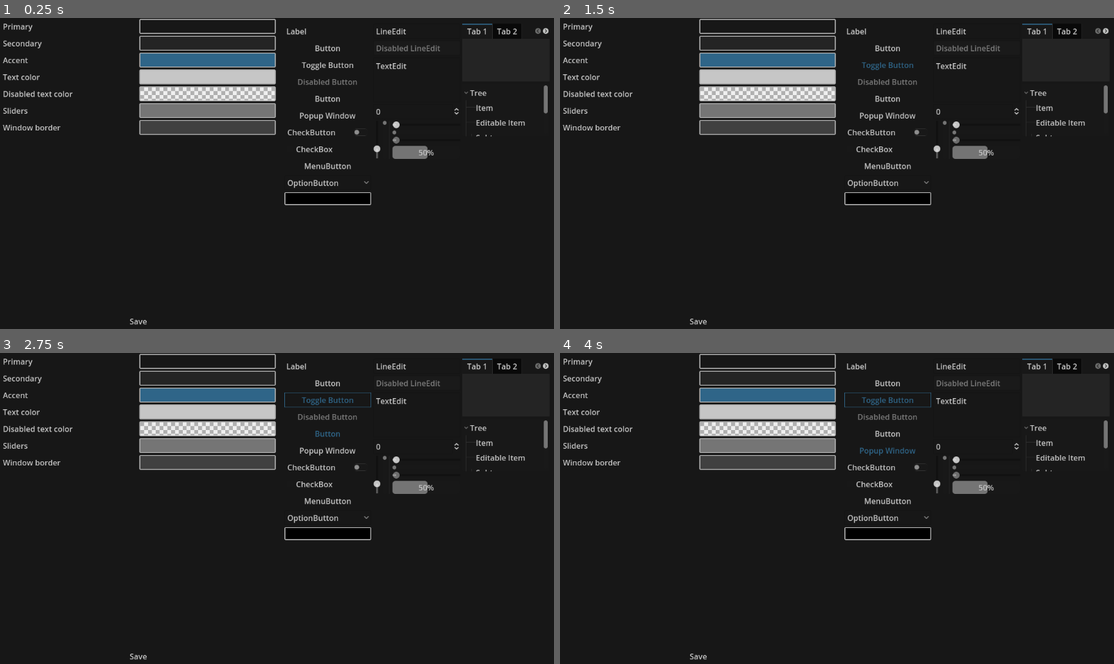
Above: before the commit, frames 1-4 (two rows, left to right).
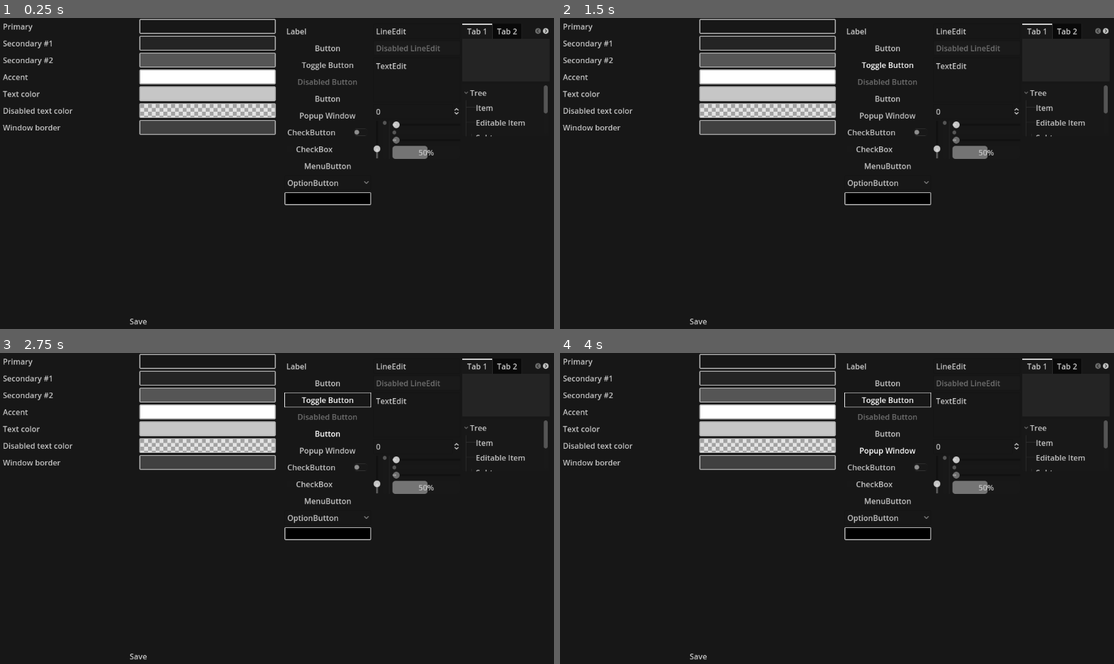
Above: after the commit, the same moments.

Repository: Orama-Interactive/PixeloramaThemeCreator
Game: Godot game, scene res://src/Main.tscn
The game is run twice, just before and just after one commit, with the same random seed, the same clock (stepped at 60 frames per second) and the same inputs.
Inputs:
- Up to frame 1 (0.25 s): no input
- Up to frame 2 (1.5 s): click "Button" at 0.5 s; click "Toggle Button" at 1.25 s
- Up to frame 3 (2.75 s): click "Button" at 2 s
- Up to frame 4 (4 s): click "Popup Window" at 2.75 s; click "OK" at 3.5 s

The runs differ from the first frame. In frame 1, 4.0% of the frame differs, in the area x 0-99%, y 1-38%; in frame 2, 4.1%; in frame 3, 4.3%; in frame 4, 4.4%.

Commit message:
Change some group properties and update the theme

Diff:
--- a/src/Main.gd
+++ b/src/Main.gd
@@ -11,11 +11,22 @@
 		ThemeProperty.new(&"normal", &"Button", Theme.DATA_TYPE_STYLEBOX),
 		ThemeProperty.new(&"bg", &"Tree", Theme.DATA_TYPE_STYLEBOX),
 	],
-	"Secondary": [
+	"Secondary #1": [
 		ThemeProperty.new(&"panel", &"PanelContainer", Theme.DATA_TYPE_STYLEBOX),
 		ThemeProperty.new(&"panel", &"AcceptDialog", Theme.DATA_TYPE_STYLEBOX),
 		ThemeProperty.new(&"panel", &"TabContainer", Theme.DATA_TYPE_STYLEBOX),
 		ThemeProperty.new(&"clear_color", &"Misc"),
+	],
+	"Secondary #2": [
+		ThemeProperty.new(&"grabber", &"HScrollBar", Theme.DATA_TYPE_STYLEBOX),
+		ThemeProperty.new(&"grabber", &"VScrollBar", Theme.DATA_TYPE_STYLEBOX),
+		ThemeProperty.new(&"progress_color", &"ValueSlider"),
+		ThemeProperty.new(&"selected", &"Tree", Theme.DATA_TYPE_STYLEBOX),
+		ThemeProperty.new(&"selected_focus", &"Tree", Theme.DATA_TYPE_STYLEBOX),
+		ThemeProperty.new(&"disabled", &"RulerButton", Theme.DATA_TYPE_STYLEBOX),
+		ThemeProperty.new(&"focus", &"RulerButton", Theme.DATA_TYPE_STYLEBOX),
+		ThemeProperty.new(&"hover", &"RulerButton", Theme.DATA_TYPE_STYLEBOX),
+		ThemeProperty.new(&"normal", &"RulerButton", Theme.DATA_TYPE_STYLEBOX),
 	],
 	"Accent": [
 		ThemeProperty.new(&"pressed", &"Button", Theme.DATA_TYPE_STYLEBOX, true),
@@ -25,15 +36,12 @@
 		ThemeProperty.new(&"tab_selected", &"TabBar", Theme.DATA_TYPE_STYLEBOX, true),
 		ThemeProperty.new(&"tab_focus", &"TabContainer", Theme.DATA_TYPE_STYLEBOX, true),
 		ThemeProperty.new(&"tab_selected", &"TabContainer", Theme.DATA_TYPE_STYLEBOX, true),
-		ThemeProperty.new(&"selected", &"Tree", Theme.DATA_TYPE_STYLEBOX),
-		ThemeProperty.new(&"selected_focus", &"Tree", Theme.DATA_TYPE_STYLEBOX),
 		ThemeProperty.new(&"font_focus_color", &"Button"),
 		ThemeProperty.new(&"font_hover_color", &"Button"),
 		ThemeProperty.new(&"font_hover_pressed_color", &"Button"),
 		ThemeProperty.new(&"font_pressed_color", &"Button"),
 		ThemeProperty.new(&"icon_color_pressed", &"Button"),
 		ThemeProperty.new(&"modulate_color", &"Icons"),
-		ThemeProperty.new(&"progress_color", &"ValueSlider"),
 	],
 	"Text color": [
 		ThemeProperty.new(&"font_color", &"Button"),
@@ -60,10 +68,6 @@
 		ThemeProperty.new(&"font_uneditable_color", &"TextEdit"),
 		ThemeProperty.new(&"font_disabled_color", &"TabBar"),
 		ThemeProperty.new(&"font_disabled_color", &"TabContainer"),
-	],
-	"Sliders": [
-		ThemeProperty.new(&"grabber", &"HScrollBar", Theme.DATA_TYPE_STYLEBOX),
-		ThemeProperty.new(&"grabber", &"VScrollBar", Theme.DATA_TYPE_STYLEBOX),
 	],
 	"Window border": [
 		ThemeProperty.new(&"embedded_border", &"Window", Theme.DATA_TYPE_STYLEBOX),
--- a/theme.tres
+++ b/theme.tres
@@ -1,11 +1,11 @@
-[gd_resource type="Theme" load_steps=70 format=3 uid="uid://b1vk0cnywtboc"]
+[gd_resource type="Theme" load_steps=71 format=3]
 
 [sub_resource type="StyleBoxFlat" id="StyleBoxFlat_755mo"]
 content_margin_left = 8.0
 content_margin_top = 8.0
 content_margin_right = 8.0
 content_margin_bottom = 8.0
-bg_color = Color(0.25, 0.25, 0.25, 1)
+bg_color = Color(0.141176, 0.141176, 0.141176, 1)
 corner_radius_top_left = 3
 corner_radius_top_right = 3
 corner_radius_bottom_right = 3
@@ -30,7 +30,7 @@
 border_width_top = 1
 border_width_right = 1
 border_width_bottom = 1
-border_color = Color(0.184314, 0.396078, 0.533333, 1)
+border_color = Color(1, 1, 1, 1)
 
 [sub_resource type="StyleBoxFlat" id="15"]
 content_margin_left = 4.0
@@ -202,7 +202,7 @@
 content_margin_top = 4.0
 content_margin_right = 4.0
 content_margin_bottom = 4.0
-bg_color = Color(0.458824, 0.458824, 0.458824, 1)
+bg_color = Color(0.333333, 0.333333, 0.333333, 1)
 corner_radius_top_left = 10
 corner_radius_top_right = 10
 corner_radius_bottom_right = 10
@@ -333,7 +333,7 @@
 content_margin_top = 4.0
 content_margin_right = 4.0
 content_margin_bottom = 4.0
-bg_color = Color(1, 1, 1, 0.2)
+bg_color = Color(0.333333, 0.333333, 0.333333, 1)
 border_color = Color(0.113281, 0.113281, 0.113281, 1)
 
 [sub_resource type="StyleBoxFlat" id="96"]
@@ -341,7 +341,7 @@
 content_margin_top = 4.0
 content_margin_right = 4.0
 content_margin_bottom = 4.0
-bg_color = Color(1, 1, 1, 0.2)
+bg_color = Color(0.333333, 0.333333, 0.333333, 1)
 border_color = Color(0.113281, 0.113281, 0.113281, 1)
 
 [sub_resource type="StyleBoxEmpty" id="97"]
@@ -360,7 +360,7 @@
 border_width_top = 1
 border_width_right = 1
 border_width_bottom = 1
-border_color = Color(0.184314, 0.396078, 0.533333, 1)
+border_color = Color(1, 1, 1, 1)
 corner_radius_top_left = 2
 corner_radius_top_right = 2
 corner_radius_bottom_right = 2
@@ -408,7 +408,7 @@
 border_width_top = 1
 border_width_right = 1
 border_width_bottom = 1
-border_color = Color(0.334961, 0.334961, 0.334961, 1)
+border_color = Color(1, 1, 1, 1)
 corner_radius_top_left = 2
 corner_radius_top_right = 2
 corner_radius_bottom_right = 2
@@ -488,7 +488,7 @@
 content_margin_top = 4.0
 content_margin_right = 4.0
 content_margin_bottom = 4.0
-bg_color = Color(0.101961, 0.101961, 0.101961, 0.6)
+bg_color = Color(0.0901961, 0.0901961, 0.0901961, 1)
 corner_radius_top_left = 3
 corner_radius_top_right = 3
 corner_radius_bottom_right = 3
@@ -497,8 +497,21 @@
 
 [sub_resource type="StyleBoxEmpty" id="123"]
 
+[sub_resource type="StyleBoxFlat" id="StyleBoxFlat_co58r"]
+content_margin_left = 4.0
+content_margin_top = 4.0
+content_margin_right = 4.0
+content_margin_bottom = 4.0
+bg_color = Color(0.333333, 0.333333, 0.333333, 1)
+draw_center = false
+border_width_left = 2
+border_width_top = 2
+border_width_right = 2
+border_width_bottom = 2
+corner_detail = 1
+
 [sub_resource type="StyleBoxFlat" id="1"]
-bg_color = Color(0.2, 0.2, 0.2, 1)
+bg_color = Color(0.333333, 0.333333, 0.333333, 1)
 corner_radius_top_left = 2
 corner_radius_top_right = 2
 corner_radius_bottom_right = 2
@@ -526,6 +539,7 @@
 border_width_top = 2
 border_width_right = 2
 border_width_bottom = 2
+border_color = Color(1, 1, 1, 1)
 corner_radius_top_left = 3
 corner_radius_top_right = 3
 corner_radius_bottom_right = 3
@@ -554,7 +568,7 @@
 content_margin_bottom = 4.0
 bg_color = Color(0.1, 0.1, 0.1, 0.6)
 border_width_top = 2
-border_color = Color(1, 1, 1, 0.862745)
+border_color = Color(1, 1, 1, 1)
 corner_detail = 1
 
 [sub_resource type="StyleBoxFlat" id="StyleBoxFlat_n4ubj"]
@@ -569,7 +583,7 @@
 corner_detail = 1
 
 [sub_resource type="StyleBoxFlat" id="StyleBoxFlat_jssey"]
-bg_color = Color(0.113725, 0.113725, 0.113725, 1)
+bg_color = Color(0.141176, 0.141176, 0.141176, 1)
 
 [sub_resource type="StyleBoxEmpty" id="StyleBoxEmpty_o56ri"]
 content_margin_left = 0.0
@@ -711,9 +725,14 @@
 default_font_size = 16
 AcceptDialog/styles/panel = SubResource("StyleBoxFlat_755mo")
 BoxContainer/constants/separation = 4
-Button/colors/font_color = Color(0.77832, 0.77832, 0.77832, 1)
-Button/colors/font_disabled_color = Color(0.875, 0.875, 0.875, 0.5)
-Button/colors/font_pressed_color = Color(0.184314, 0.396078, 0.533333, 1)
+Button/colors/font_color = Color(0.776471, 0.776471, 0.776471, 1)
+Button/colors/font_disabled_color = Color(0.776471, 0.776471, 0.776471, 0.501961)
+Button/colors/font_focus_color = Color(1, 1, 1, 1)
+Button/colors/font_hover_color = Color(1, 1, 1, 1)
+Button/colors/font_hover_pressed_color = Color(1, 1, 1, 1)
+Button/colors/font_pressed_color = Color(1, 1, 1, 1)
+Button/colors/icon_color_pressed = Color(1, 1, 1, 1)
+Button/colors/icon_disabled_color = Color(0.776471, 0.776471, 0.776471, 0.501961)
 Button/styles/disabled = SubResource("23")
 Button/styles/focus = SubResource("23")
 Button/styles/hover = SubResource("23")
@@ -792,7 +811,7 @@
 HSplitContainer/constants/autohide = 1
 HSplitContainer/constants/separation = 8
 HeaderSmall/font_sizes/font_size = 18
-Icons/colors/modulate_color = Color(0.74902, 0.74902, 0.74902, 1)
+Icons/colors/modulate_color = Color(1, 1, 1, 1)
 ItemList/colors/font_color = Color(0.77832, 0.77832, 0.77832, 1)
 ItemList/colors/font_color_selected = Color(1, 1, 1, 1)
 ItemList/colors/guide_color = Color(1, 1, 1, 0.05)
@@ -806,14 +825,15 @@
 ItemList/styles/cursor_unfocused = SubResource("94")
 ItemList/styles/selected = SubResource("95")
 ItemList/styles/selected_focus = SubResource("96")
-Label/colors/font_color = Color(0.77832, 0.77832, 0.77832, 1)
+Label/colors/font_color = Color(0.776471, 0.776471, 0.776471, 1)
 Label/constants/line_spacing = 3
 Label/constants/shadow_offset_x = 1
 Label/constants/shadow_offset_y = 1
 Label/styles/normal = SubResource("97")
 LineEdit/colors/clear_button_color = Color(0.77832, 0.77832, 0.77832, 1)
 LineEdit/colors/clear_button_color_pressed = Color(0.184314, 0.396078, 0.533333, 1)
-LineEdit/colors/font_color = Color(0.77832, 0.77832, 0.77832, 1)
+LineEdit/colors/font_color = Color(0.776471, 0.776471, 0.776471, 1)
+LineEdit/colors/font_uneditable_color = Color(0.776471, 0.776471, 0.776471, 0.501961)
 LineEdit/colors/selection_color = Color(0.184314, 0.396078, 0.533333, 0.4)
 LineEdit/styles/focus = SubResource("3")
 LineEdit/styles/normal = SubResource("5")
@@ -827,14 +847,16 @@
 MarginContainer/constants/margin_left = 0
 MarginContainer/constants/margin_right = 0
 MarginContainer/constants/margin_top = 0
-MenuButton/colors/font_color = Color(0.77832, 0.77832, 0.77832, 1)
+MenuButton/colors/font_color = Color(0.776471, 0.776471, 0.776471, 1)
+MenuButton/colors/font_disabled_color = Color(0.776471, 0.776471, 0.776471, 0.501961)
 MenuButton/styles/disabled = SubResource("23")
 MenuButton/styles/focus = SubResource("23")
 MenuButton/styles/hover = SubResource("23")
 MenuButton/styles/normal = SubResource("23")
 MenuButton/styles/pressed = SubResource("23")
 Misc/colors/clear_color = Color(0.141176, 0.141176, 0.141176, 1)
-OptionButton/colors/font_color = Color(0.77832, 0.77832, 0.77832, 1)
+OptionButton/colors/font_color = Color(0.776471, 0.776471, 0.776471, 1)
+OptionButton/colors/font_disabled_color = Color(0.776471, 0.776471, 0.776471, 0.501961)
 OptionButton/constants/arrow_margin = 4
 OptionButton/constants/modulate_arrow = 1
 OptionButton/styles/disabled = SubResource("2")
@@ -850,6 +872,7 @@
 PopupMenu/colors/font_color_accel = Color(1, 1, 1, 0.3)
 PopupMenu/colors/font_color_disabled = Color(1, 1, 1, 0.3)
 PopupMenu/colors/font_color_hover = Color(0.866992, 0.866992, 0.866992, 1)
+PopupMenu/colors/font_disabled_color = Color(0.776471, 0.776471, 0.776471, 0.501961)
 PopupMenu/constants/hseparation = 4
 PopupMenu/constants/vseparation = 5
 PopupMenu/styles/disabled = SubResource("23")
@@ -863,7 +886,7 @@
 PopupMenu/styles/pressed = SubResource("23")
 PopupMenu/styles/separator = SubResource("115")
 PopupPanel/styles/panel = SubResource("StyleBoxFlat_fc11h")
-ProgressBar/colors/font_color = Color(0.77832, 0.77832, 0.77832, 1)
+ProgressBar/colors/font_color = Color(0.776471, 0.776471, 0.776471, 1)
 RichTextLabel/colors/default_color = Color(0.77832, 0.77832, 0.77832, 1)
 RichTextLabel/colors/font_color_shadow = Color(0, 0, 0, 0)
 RichTextLabel/constants/shadow_as_outline = 0
@@ -872,15 +895,22 @@
 RichTextLabel/styles/focus = SubResource("123")
 RichTextLabel/styles/normal = SubResource("52")
 RulerButton/base_type = &"Button"
+RulerButton/styles/disabled = SubResource("StyleBoxFlat_co58r")
 RulerButton/styles/focus = SubResource("1")
 RulerButton/styles/hover = SubResource("1")
 RulerButton/styles/normal = SubResource("1")
 RulerButton/styles/pressed = SubResource("1")
+TabBar/colors/font_disabled_color = Color(0.776471, 0.776471, 0.776471, 0.501961)
+TabBar/colors/font_selected_color = Color(0.776471, 0.776471, 0.776471, 1)
+TabBar/colors/font_unselected_color = Color(0.776471, 0.776471, 0.776471, 1)
 TabBar/styles/tab_disabled = SubResource("StyleBoxFlat_fewc7")
 TabBar/styles/tab_focus = SubResource("StyleBoxFlat_bxstr")
 TabBar/styles/tab_hovered = SubResource("StyleBoxFlat_dfms8")
 TabBar/styles/tab_selected = SubResource("StyleBoxFlat_msbem")
 TabBar/styles/tab_unselected = SubResource("StyleBoxFlat_n4ubj")
+TabContainer/colors/font_disabled_color = Color(0.776471, 0.776471, 0.776471, 0.501961)
+TabContainer/colors/font_selected_color = Color(0.776471, 0.776471, 0.776471, 1)
+TabContainer/colors/font_unselected_color = Color(0.776471, 0.776471, 0.776471, 1)
 TabContainer/constants/side_margin = 0
 TabContainer/styles/panel = SubResource("StyleBoxFlat_jssey")
 TabContainer/styles/tab_disabled = SubResource("StyleBoxFlat_fewc7")
@@ -893,7 +923,8 @@
 TextEdit/colors/caret_background_color = Color(0, 0, 0, 1)
 TextEdit/colors/caret_color = Color(0.77832, 0.77832, 0.77832, 1)
 TextEdit/colors/current_line_color = Color(0.25, 0.25, 0.26, 0.8)
-TextEdit/colors/font_color = Color(0.77832, 0.77832, 0.77832, 1)
+TextEdit/colors/font_color = Color(0.776471, 0.776471, 0.776471, 1)
+TextEdit/colors/font_uneditable_color = Color(0.776471, 0.776471, 0.776471, 0.501961)
 TextEdit/colors/selection_color = Color(0.184314, 0.396078, 0.533333, 0.4)
 TextEdit/colors/word_highlighted_color = Color(0.8, 0.9, 0.9, 0.15)
 TextEdit/constants/line_spacing = 4
@@ -910,7 +941,7 @@
 Tree/colors/cursor_color = Color(0, 0, 0, 1)
 Tree/colors/custom_button_font_highlight = Color(0.866992, 0.866992, 0.866992, 1)
 Tree/colors/drop_position_color = Color(0.184314, 0.396078, 0.533333, 1)
-Tree/colors/font_color = Color(0.77832, 0.77832, 0.77832, 1)
+Tree/colors/font_color = Color(0.776471, 0.776471, 0.776471, 1)
 Tree/colors/font_color_selected = Color(1, 1, 1, 1)
 Tree/colors/guide_color = Color(1, 1, 1, 0.05)
 Tree/colors/relationship_line_color = Color(1, 1, 1, 0.1)
@@ -961,7 +992,7 @@
 ValueSlider/icons/texture_over = null
 ValueSlider/icons/texture_progress = null
 ValueSlider/icons/texture_under = null
-Window/colors/title_color = Color(0.77832, 0.77832, 0.77832, 1)
+Window/colors/title_color = Color(0.776471, 0.776471, 0.776471, 1)
 Window/constants/title_height = 24
 Window/styles/embedded_border = SubResource("StyleBoxFlat_pgljm")
 Window/styles/embedded_unfocused_border = SubResource("StyleBoxFlat_wmfk1")
